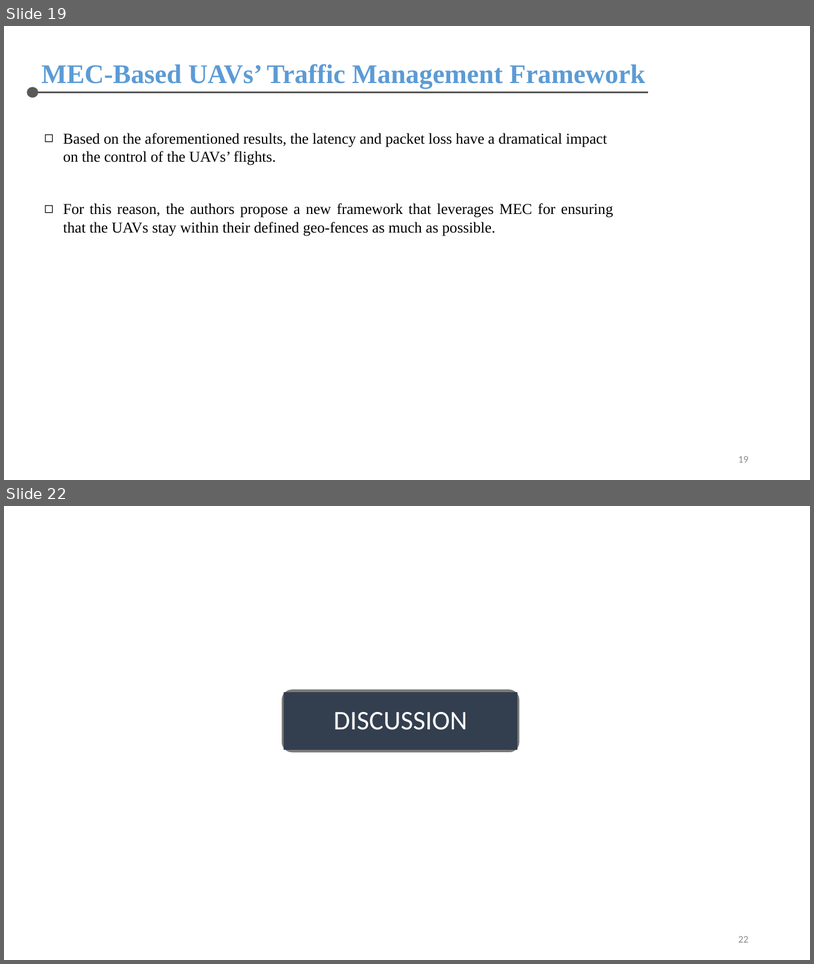
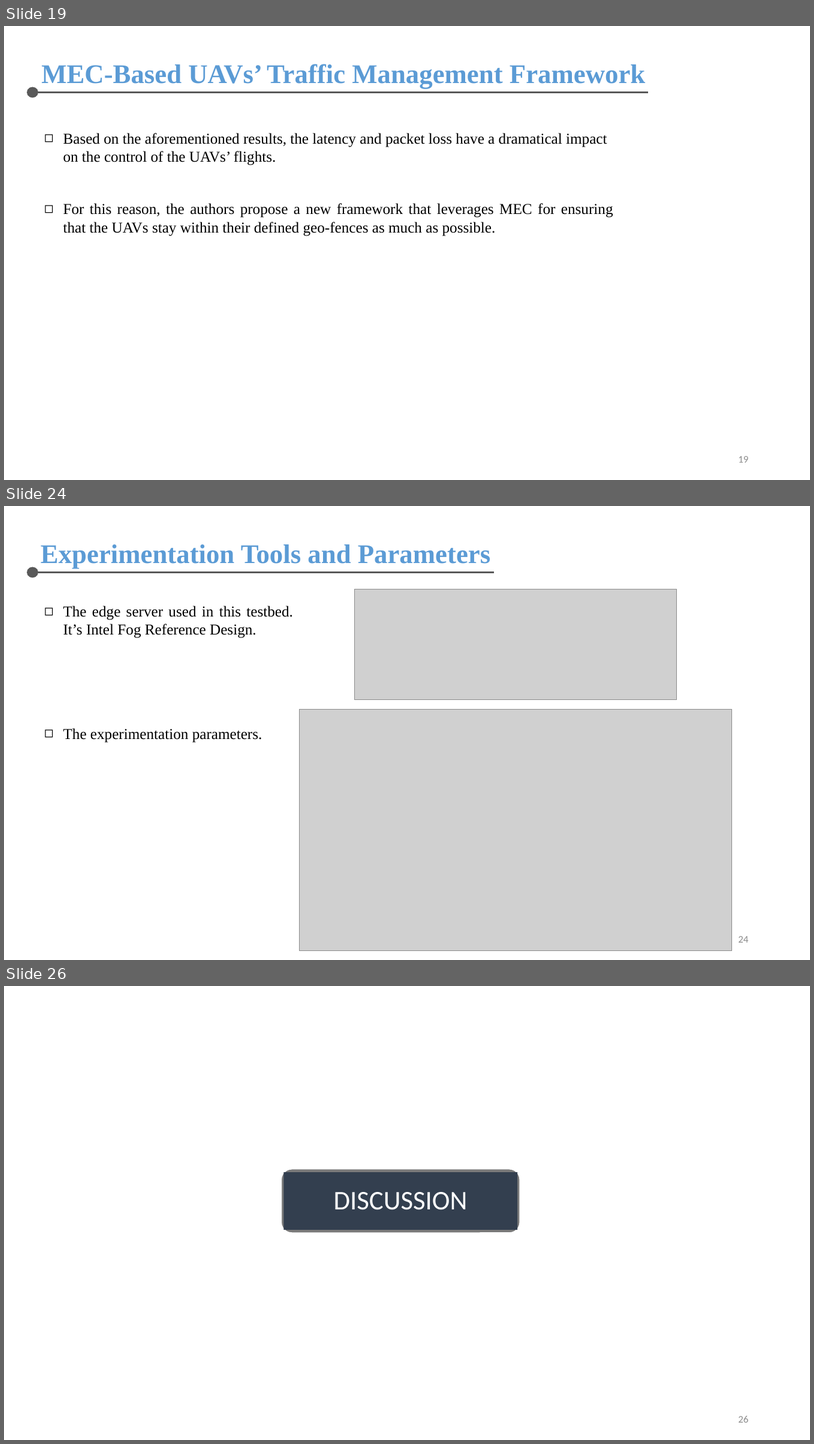
Before and after one commit to chris-nthu/communication, a slide deck: wireless_network/PaperReading/Report.pptx. Shown one above the other, each under a label of ours: slides 19 and 22 before the commit, slides 19, 24 and 26 after it; the slides between them are not shown. The pictures are 814x964 and 814x1444 pixels, drawn with LibreOffice and Linux fonts; fonts in the diff are those of the drawing; grey boxes stand for pictures. Boxes give left, top, right and bottom in pixels: in the first picture for what was removed or moved away, otherwise in the second. Text is boxed around its words. In the diff, an @@ line names an element or a change of style, - is before the commit and + after.

```diff
--- a/wireless_network/PaperReading/Report.pptx
+++ b/wireless_network/PaperReading/Report.pptx
@@ slide 24 added at [4, 506, 810, 960], background #FFFFFF @@
@@ text added at [41, 544, 491, 569], 32 pt, text #5B9BD5, bold @@
+Experimentation Tools and Parameters
@@ ellipse added at [27, 567, 38, 578], fill #595959 @@
@@ line added from (38, 573) to (495, 573), #595959 2 pt @@
@@ picture added at [355, 589, 677, 700] @@
@@ text added at [63, 606, 293, 638], 18 pt, text #000000 @@
+◻ The edge server used in this testbed. It’s Intel Fog Reference Design.
@@ picture added at [300, 709, 733, 951] @@
@@ text added at [63, 728, 263, 742], 18 pt, text #000000 @@
+◻ The experimentation parameters.
@@ page number added at [738, 936, 749, 942], 12 pt, text #8C8C8C @@
+24
@@ what was slide 22 is now slide 26 @@
@@ page number at [738, 1416, 749, 1422]: text changed @@
-22
+26
```
Also in this commit, not shown: 6 slides changed, 5 other slides added.
